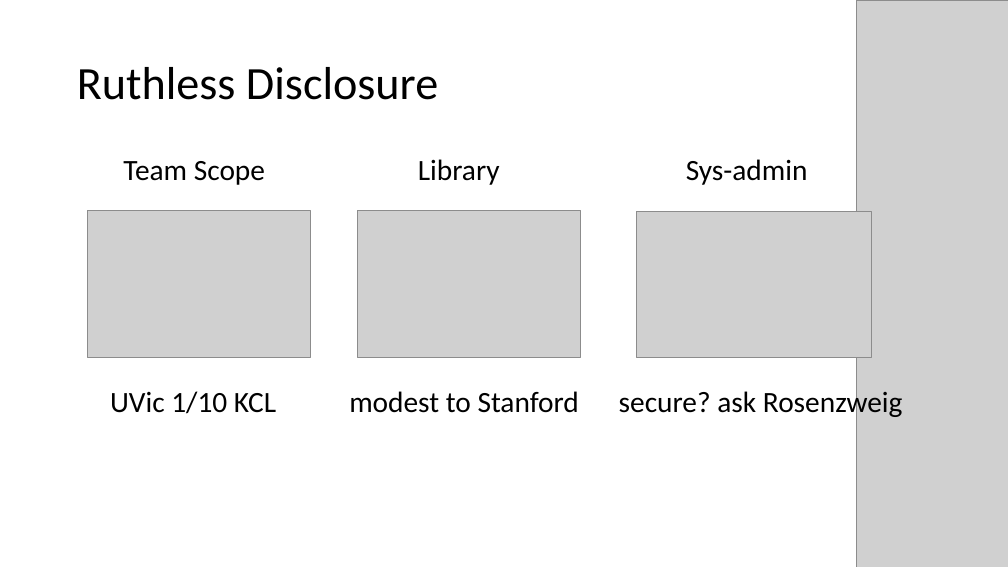
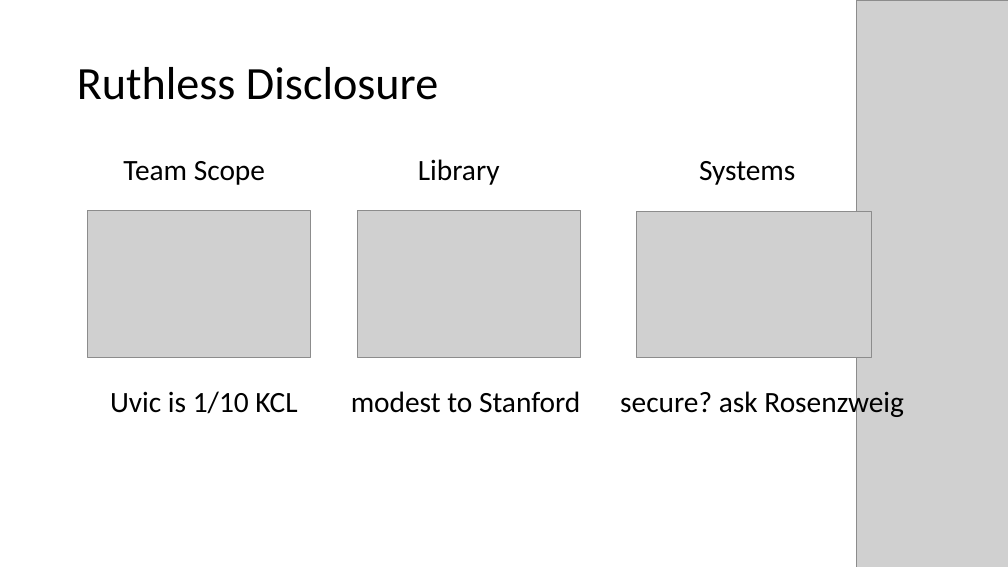
Before and after one commit to projectEndings/Endings, a slide deck: slide 4 of presentations/DH_2019/EndingsPanelPresentation.pptx. Drawn at 1008x567 pixels with LibreOffice and Linux fonts; fonts in the diff are those of the drawing; grey boxes stand for pictures. Boxes give left, top, right and bottom in pixels: in the first picture for what was removed or moved away, otherwise in the second. Text is boxed around its words. In the diff, an @@ line names an element or a change of style, - is before the commit and + after.

```diff
--- a/presentations/DH_2019/EndingsPanelPresentation.pptx
+++ b/presentations/DH_2019/EndingsPanelPresentation.pptx
@@ text at (x1=110, y1=159, x2=904, y2=420): text changed @@
-Team Scope Library Sys-admin
-UVic 1/10 KCL modest to Stanford secure? ask Rosenzweig
+Team Scope Library Systems
+Uvic is 1/10 KCL modest to Stanford secure? ask Rosenzweig
```
Also in this commit, not shown: 6 other slides changed.
